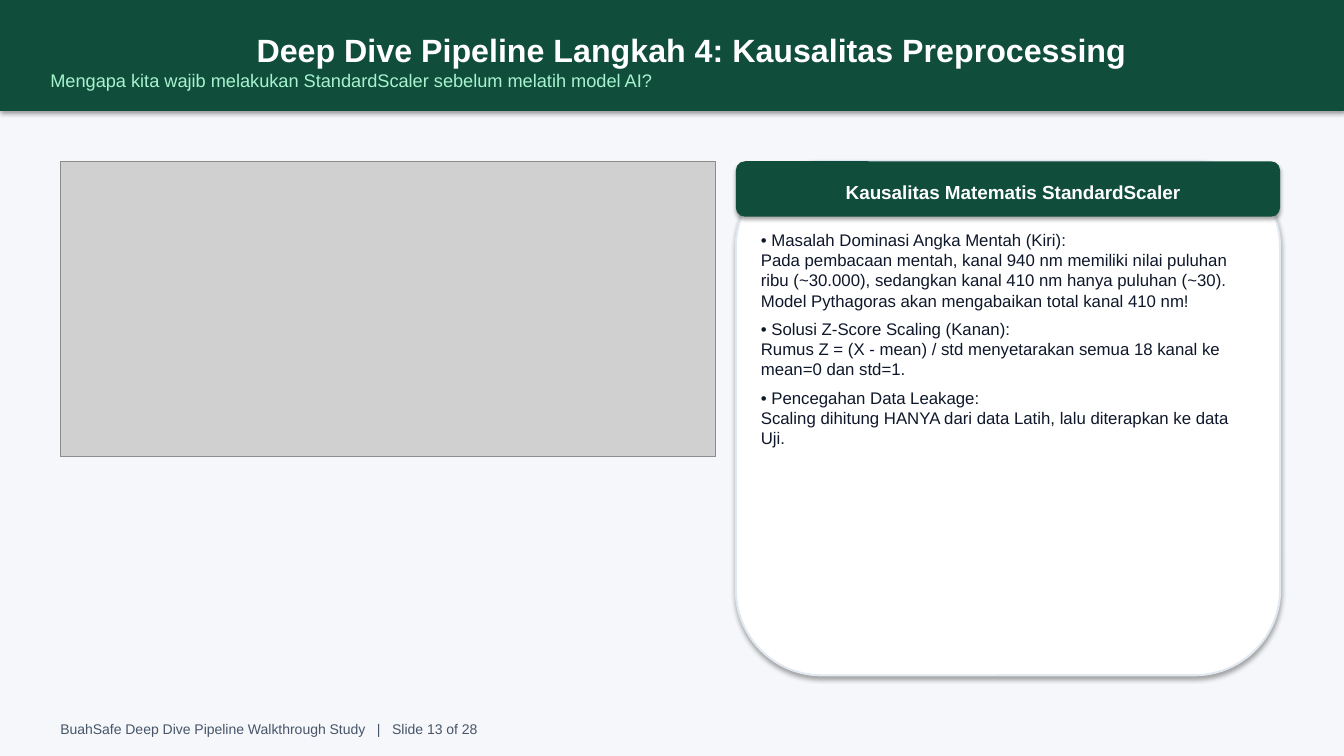
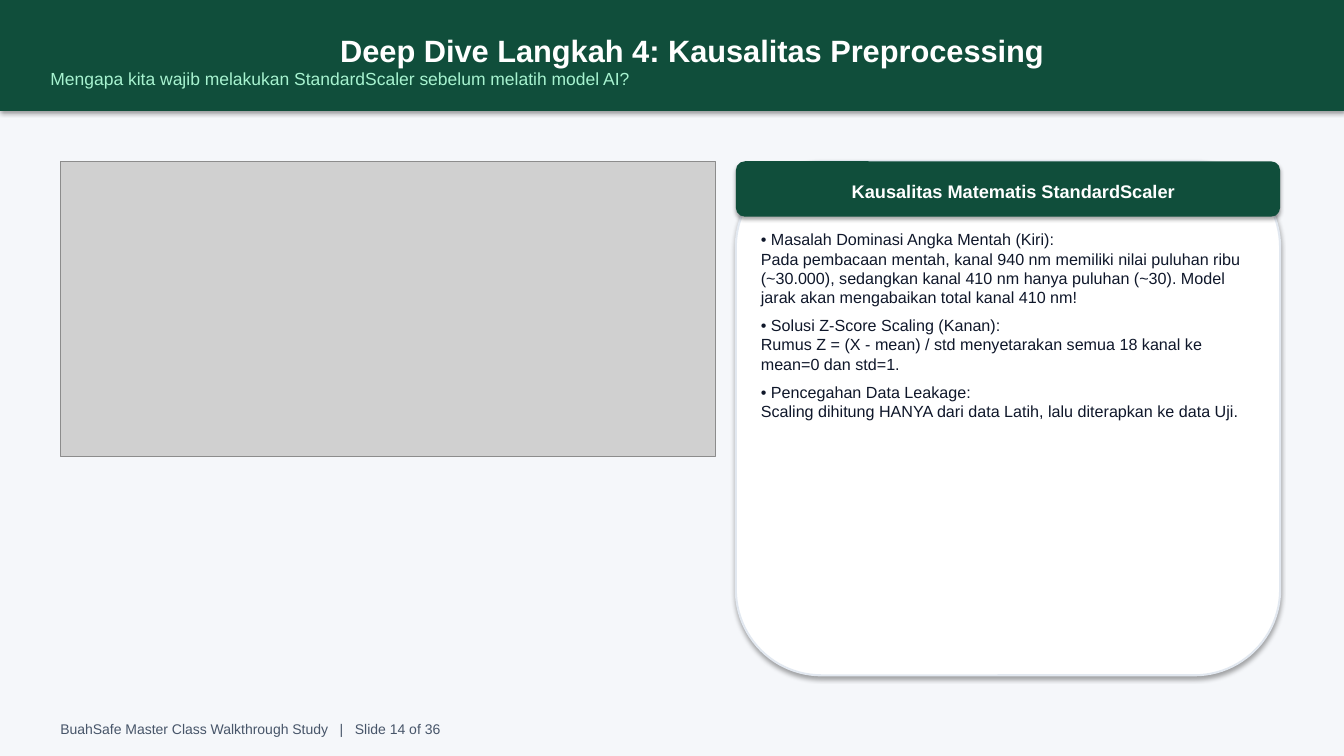
Before and after one commit to adsurkasur/buahsafe, a slide deck: slide 14 of BuahSafe_Super_Comprehensive_Presentation_Deep_Dive.pptx (slide 13 before the commit). Drawn at 1344x756 pixels with LibreOffice and Linux fonts; fonts in the diff are those of the drawing; grey boxes stand for pictures. Boxes give left, top, right and bottom in pixels: in the first picture for what was removed or moved away, otherwise in the second. Text is boxed around its words. In the diff, an @@ line names an element or a change of style, - is before the commit and + after.

Commit message:
feat: expand to 36-slide master class presentation addressing all 12 detailed review points with comprehensive theory, causality chains, and fixed visual assets

```diff
--- a/BuahSafe_Super_Comprehensive_Presentation_Deep_Dive.pptx
+++ b/BuahSafe_Super_Comprehensive_Presentation_Deep_Dive.pptx
@@ text in rectangle at (340,39,1043,67): text changed; size 23 to 22 pt @@
-Deep Dive Pipeline Langkah 4: Kausalitas Preprocessing
+Deep Dive Langkah 4: Kausalitas Preprocessing
@@ text in rectangle at (50,72,629,89): size 13 to 12.5 pt in "Mengapa kita wajib melakukan StandardScaler sebelum melatih ..." @@
@@ rounded rectangle "Kausalitas Matematis StandardScaler" at (736,161,1280,217): size 13.5 to 13 pt @@
@@ text at (761,233,1240,307): text changed; size 12 to 11.5 pt @@
-• Masalah Dominasi Angka Mentah (Kiri):
-Pada pembacaan mentah, kanal 940 nm memiliki nilai puluhan ribu (~30.000), sedangkan kanal 410 nm hanya puluhan (~30). Model Pythagoras akan mengabaikan total kanal 410 nm!
+• Masalah Dominasi Angka Mentah (Kiri):
+Pada pembacaan mentah, kanal 940 nm memiliki nilai puluhan ribu (~30.000), sedangkan kanal 410 nm hanya puluhan (~30). Model jarak akan mengabaikan total kanal 410 nm!
@@ text at (761,319,1238,421): size 12 to 11.5 pt in "• Solusi Z-Score Scaling (Kanan): Rumus Z ...", "• Pencegahan Data Leakage: Scaling dihitung HANYA ..." @@
@@ text at (60,724,441,737): text changed @@
-BuahSafe Deep Dive Pipeline Walkthrough Study | Slide 13 of 28
+BuahSafe Master Class Walkthrough Study | Slide 14 of 36
```
Also in this commit, not shown: 25 other slides changed, 10 slides added, 2 slides removed, 3 other files.
